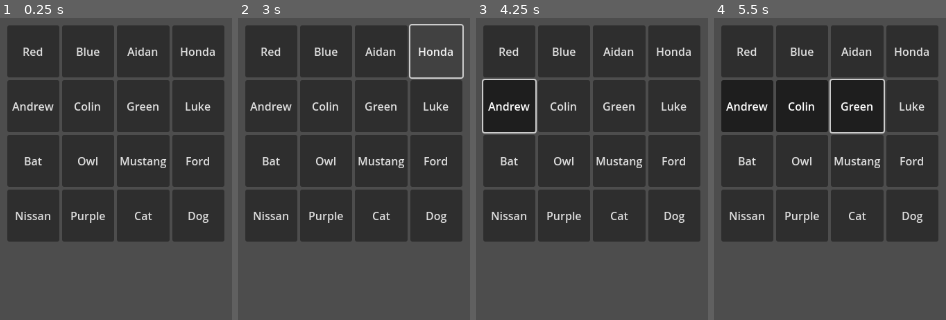
Above: before the commit, frames 1-4 (left to right).
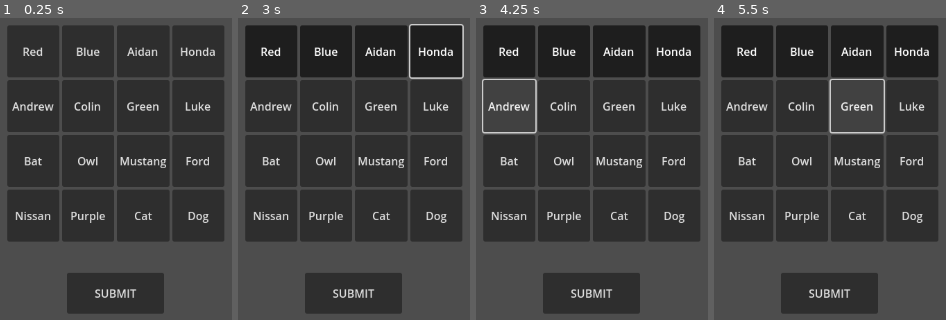
Above: after the commit, the same moments.

Repository: FrostyDog94/Connections
Game: Godot game, scene res://Scenes/main.tscn
Same seed, same stepped clock (60 frames per second), same inputs: the game is played once before the commit and once after it.
Inputs:
- Up to frame 1 (0.25 s): no input
- Up to frame 2 (3 s): click "Red" at 0.5 s; click "Blue" at 1.25 s; click "Aidan" at 2 s; click "Honda" at 2.75 s
- Up to frame 3 (4.25 s): click "Andrew" at 3.5 s
- Up to frame 4 (5.5 s): click "Colin" at 4.25 s; click "Green" at 5 s

The runs differ from the first frame. In frame 1, 5.4% of the frame differs, in the area x 28-71%, y 84-98%; in frame 2, 9.1%; in frame 3, 9.2%; in frame 4, 9.4%, in the area x 5-93%, y 9-98%.

Commit message:
Win conditions
Selecting the correct words for the category makes progress

Diff:
--- a/connections/Scenes/main.tscn
+++ b/connections/Scenes/main.tscn
@@ -17,7 +17,11 @@
 	pass
 "
 
+[sub_resource type="StyleBoxFlat" id="StyleBoxFlat_8516f"]
+bg_color = Color(0.246501, 0.706046, 0.34013, 1)
+
 [sub_resource type="Theme" id="Theme_hhn3s"]
+ColorPicker/styles/tab_selected = SubResource("StyleBoxFlat_8516f")
 
 [node name="Main" type="Control"]
 layout_mode = 3
@@ -175,19 +179,50 @@
 keep_pressed_outside = true
 script = ExtResource("2_yjb5w")
 
+[node name="Submit" type="Button" parent="."]
+layout_mode = 1
+anchors_preset = 7
+anchor_left = 0.5
+anchor_top = 1.0
+anchor_right = 0.5
+anchor_bottom = 1.0
+offset_left = -70.0
+offset_top = -123.0
+offset_right = 70.0
+offset_bottom = -64.0
+grow_horizontal = 2
+grow_vertical = 0
+text = "SUBMIT"
+
+[connection signal="button_down" from="CenterContainer/GridContainer/Tile" to="CenterContainer/GridContainer/Tile" method="_on_button_down"]
 [connection signal="pressed" from="CenterContainer/GridContainer/Tile" to="CenterContainer/GridContainer/Tile" method="_on_pressed"]
+[connection signal="button_down" from="CenterContainer/GridContainer/Tile2" to="CenterContainer/GridContainer/Tile2" method="_on_button_down"]
 [connection signal="pressed" from="CenterContainer/GridContainer/Tile2" to="CenterContainer/GridContainer/Tile2" method="_on_pressed"]
+[connection signal="button_down" from="CenterContainer/GridContainer/Tile3" to="CenterContainer/GridContainer/Tile3" method="_on_button_down"]
 [connection signal="pressed" from="CenterContainer/GridContainer/Tile3" to="CenterContainer/GridContainer/Tile3" method="_on_pressed"]
+[connection signal="button_down" from="CenterContainer/GridContainer/Tile4" to="CenterContainer/GridContainer/Tile4" method="_on_button_down"]
 [connection signal="pressed" from="CenterContainer/GridContainer/Tile4" to="CenterContainer/GridContainer/Tile4" method="_on_pressed"]
+[connection signal="button_down" from="CenterContainer/GridContainer/Tile5" to="CenterContainer/GridContainer/Tile5" method="_on_button_down"]
 [connection signal="pressed" from="CenterContainer/GridContainer/Tile5" to="CenterContainer/GridContainer/Tile5" method="_on_pressed"]
+[connection signal="button_down" from="CenterContainer/GridContainer/Tile6" to="CenterContainer/GridContainer/Tile6" method="_on_button_down"]
 [connection signal="pressed" from="CenterContainer/GridContainer/Tile6" to="CenterContainer/GridContainer/Tile6" method="_on_pressed"]
+[connection signal="button_down" from="CenterContainer/GridContainer/Tile7" to="CenterContainer/GridContainer/Tile7" method="_on_button_down"]
 [connection signal="pressed" from="CenterContainer/GridContainer/Tile7" to="CenterContainer/GridContainer/Tile7" method="_on_pressed"]
+[connection signal="button_down" from="CenterContainer/GridContainer/Tile8" to="CenterContainer/GridContainer/Tile8" method="_on_button_down"]
 [connection signal="pressed" from="CenterContainer/GridContainer/Tile8" to="CenterContainer/GridContainer/Tile8" method="_on_pressed"]
+[connection signal="button_down" from="CenterContainer/GridContainer/Tile9" to="CenterContainer/GridContainer/Tile9" method="_on_button_down"]
 [connection signal="pressed" from="CenterContainer/GridContainer/Tile9" to="CenterContainer/GridContainer/Tile9" method="_on_pressed"]
+[connection signal="button_down" from="CenterContainer/GridContainer/Tile10" to="CenterContainer/GridContainer/Tile10" method="_on_button_down"]
 [connection signal="pressed" from="CenterContainer/GridContainer/Tile10" to="CenterContainer/GridContainer/Tile10" method="_on_pressed"]
+[connection signal="button_down" from="CenterContainer/GridContainer/Tile11" to="CenterContainer/GridContainer/Tile11" method="_on_button_down"]
 [connection signal="pressed" from="CenterContainer/GridContainer/Tile11" to="CenterContainer/GridContainer/Tile11" method="_on_pressed"]
+[connection signal="button_down" from="CenterContainer/GridContainer/Tile12" to="CenterContainer/GridContainer/Tile12" method="_on_button_down"]
 [connection signal="pressed" from="CenterContainer/GridContainer/Tile12" to="CenterContainer/GridContainer/Tile12" method="_on_pressed"]
+[connection signal="button_down" from="CenterContainer/GridContainer/Tile13" to="CenterContainer/GridContainer/Tile13" method="_on_button_down"]
 [connection signal="pressed" from="CenterContainer/GridContainer/Tile13" to="CenterContainer/GridContainer/Tile13" method="_on_pressed"]
+[connection signal="button_down" from="CenterContainer/GridContainer/Tile14" to="CenterContainer/GridContainer/Tile14" method="_on_button_down"]
 [connection signal="pressed" from="CenterContainer/GridContainer/Tile14" to="CenterContainer/GridContainer/Tile14" method="_on_pressed"]
+[connection signal="button_down" from="CenterContainer/GridContainer/Tile15" to="CenterContainer/GridContainer/Tile15" method="_on_button_down"]
 [connection signal="pressed" from="CenterContainer/GridContainer/Tile15" to="CenterContainer/GridContainer/Tile15" method="_on_pressed"]
-[connection signal="pressed" from="CenterContainer/GridContainer/Tile16" to="CenterContainer/GridContainer/Tile16" method="_on_pressed"]
+[connection signal="button_down" from="CenterContainer/GridContainer/Tile16" to="CenterContainer/GridContainer/Tile16" method="_on_button_down"]
+[connection signal="pressed" from="Submit" to="CenterContainer/GridContainer" method="_on_button_pressed"]
--- a/connections/Scripts/Global.gd
+++ b/connections/Scripts/Global.gd
@@ -8,3 +8,5 @@
 	tile.new("Honda", "Cars"), tile.new("Ford", "Cars"), tile.new("Mustang", "Cars"), tile.new("Nissan", "Cars"),
 	tile.new("Dog", "Animal"), tile.new("Cat", "Animal"), tile.new("Bat", "Animal"), tile.new("Owl", "Animal")
 ]
+
+var selected : Array
--- a/connections/Scripts/grid_container.gd
+++ b/connections/Scripts/grid_container.gd
@@ -1,16 +1,41 @@
 extends GridContainer
 var z = 0
+var victory : bool
 
 # Called when the node enters the scene tree for the first time.
 func _ready() -> void:
 	Global.list.shuffle()
 
 	for n in self.get_children():
+		n.new_tile = Global.list[z]
 		n.text = Global.list[z].word
 
 		z += 1
+
+
 func _process(delta: float) -> void:
-	if Global.buttons_pressed == 4:
+	pass
+
+
+func _check_selected():
+	for item in Global.selected:
+			if item != Global.selected.front():
+				victory = false
+				break
+			else:
+				victory = true
+	if victory == true:
 		for n in self.get_children():
-			n.button_pressed = false;
+			if n.button_pressed == true:
+				n.text = ""
+	print(victory)
+
+
+#Submit button
+func _on_button_pressed() -> void:
+	if Global.buttons_pressed >= 4:
+		_check_selected()
+		for n in self.get_children():
+			n.button_pressed = false
 		Global.buttons_pressed = 0
+		Global.selected.clear()
--- a/connections/Scripts/tile.gd
+++ b/connections/Scripts/tile.gd
@@ -1,15 +1,19 @@
 extends Button
 
+var new_tile : tile
 
-# Called when the node enters the scene tree for the first time.
-func _ready() -> void:
-	pass # Replace with function body.
+func _on_button_down() -> void:
+	Global.selected.sort()
+	if button_pressed == false:
+		if Global.buttons_pressed < 4:
+			Global.buttons_pressed += 1
+			Global.selected.append(new_tile.category)
+			print(Global.selected)
+		elif Global.buttons_pressed >= 4:
+			button_pressed = true
+	elif button_pressed == true:
+		button_pressed = true
+		Global.buttons_pressed -= 1
+		Global.selected.remove_at(Global.selected.bsearch(new_tile.category))
 
-
-# Called every frame. 'delta' is the elapsed time since the previous frame.
-func _process(delta: float) -> void:
-	pass
-
-
-func _on_pressed() -> void:
-	Global.buttons_pressed += 1
+		print(Global.selected)
Not shown: 1 places in connections/Scenes/main.tscn that only renumber resources
